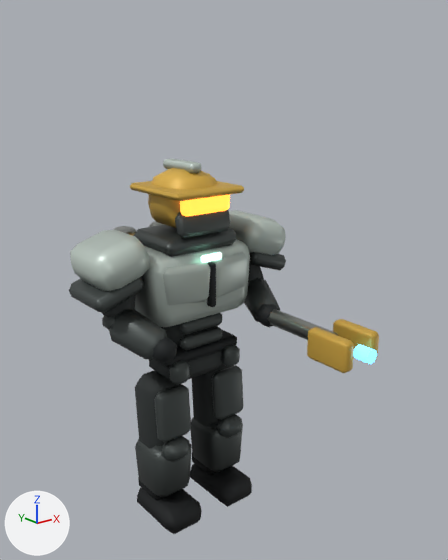
Two versions of the glTF model github-io/public/models/engineer.glb, one commit apart.
Rendered twice from a camera (50 mm lens) standing at (-2.04, -2.91, 2.61) and looking at (0.06, -0.29, 1.56). Every picture has the same lights, and +X, +Y and +Z are marked at lower left. The first picture is the older version. Where no turn or scale is listed for an object, it has been applied to the vertices. Vertices at exactly the same position are counted once.

The first picture shows 'Armor.005', 'Boot.008', 'Boot.009', 'Chest.004', 'Gear.004', 'Helmet.004', 'Jaws', 'Leg_suit.008', 'Leg_suit.009', 'Shin.008', 'Shin.009', 'Steel.005', 'Suit.004' and 4 more.
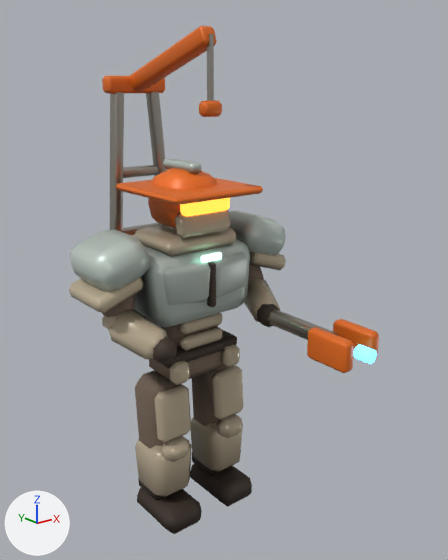
What changed in the scene script:
```text
Change mat_suit_004:
    where n2 = _N.new('ShaderNodeMix'); n2.name = 'Mix'
    n2.inputs[7].default_value: (0.0343, 0.0423, 0.0423, 1.0) -> (0.254, 0.181, 0.133, 1.0)  # 'B', dark grey #343a3a -> 'B', brown #8a7666
Add mat_armor_003:
    mat_armor_003 = bpy.data.materials.new('Armor.003')
    # nodes: BsdfPrincipled, Mix, OutputMaterial, VertexColor
    # colours: beige #d6c6aa, mixed with the vertex colours
Add mat_safety:
    mat_safety = bpy.data.materials.new('Safety')
    # nodes: BsdfPrincipled, Mix, OutputMaterial, VertexColor
    # colours: orange #ff7a1f, mixed with the vertex colours
Change me_armor_005:
    where me_armor_005.from_pydata(...)  # 312 vertices, 572 faces; spans x -0.679..0.679, y -0.355..0.25, z 0.965..1.961
    remove me_armor_005.materials.append(mat_armor_005)
    add me_armor_005.materials.append(mat_armor_003)
Change me_helmet_004:
    remove me_helmet_004.from_pydata(...)  # 80 vertices, 152 faces; spans x -0.23..0.23, y -0.27..0.23, z 1.83..2.17
    remove me_helmet_004.materials.append(mat_hazard_001)
    add me_helmet_004.from_pydata(...)  # 80 vertices, 152 faces; spans x -0.3..0.3, y -0.35..0.27, z 1.83..2.17
    me_helmet_004 part 1: all 6 vertices in x -0.23..-0.215, y 0.215..0.23, z 2.04..2.08 are moved by (-0.07, 0.04, 0.0)
    me_helmet_004 part 2: all 6 vertices in x 0.215..0.23, y -0.27..-0.255, z 2.04..2.08 are moved by (0.07, -0.08, 0.0)
    me_helmet_004 part 3: all 6 vertices in x 0.215..0.23, y 0.215..0.23, z 2.04..2.08 are moved by (0.07, 0.04, 0.0)
    other edits to the shape of me_helmet_004 do not show in these pictures
    add me_helmet_004.materials.append(mat_safety)
Change me_jaws:
    where me_jaws.from_pydata(...)  # 48 vertices, 88 faces; spans x 0.22..0.5, y -1.06..-0.78, z 1.215..1.385
    remove me_jaws.materials.append(mat_hazard_001)
    add me_jaws.materials.append(mat_safety)
Change me_shin_008:
    where me_shin_008.from_pydata(...)  # 72 vertices, 132 faces; spans x -0.143..0.143, y -0.225..0.143, z -0.78..-0.04
    remove me_shin_008.materials.append(mat_armor_005)
    add me_shin_008.materials.append(mat_armor_003)
Change me_shin_009:
    where me_shin_009.from_pydata(...)  # 72 vertices, 132 faces; spans x -0.143..0.143, y -0.225..0.143, z -0.78..-0.04
    remove me_shin_009.materials.append(mat_armor_005)
    add me_shin_009.materials.append(mat_armor_003)
Change me_steel_005:
    remove me_steel_005.from_pydata(...)  # 120 vertices, 224 faces; spans x -0.216..0.41, y -0.85..0.55, z 1.25..2.03
    add me_steel_005.from_pydata(...)  # 144 vertices, 260 faces; spans x -0.254..0.41, y -0.85..0.535, z 1.25..2.86
    me_steel_005 part 4: a new loose piece, a box spanning x -0.013..0.013, y -0.262..-0.237, z 2.52..2.86, in mat_steel_005
    me_steel_005 part 5: a new loose piece of 24 vertices spanning x -0.254..-0.086, y 0.445..0.535, z 1.278..2.622, in mat_steel_005
    me_steel_005 part 6: a new loose piece of 24 vertices spanning x 0.086..0.254, y 0.445..0.535, z 1.278..2.622, in mat_steel_005
    me_steel_005 part 7: a new loose piece of 24 vertices spanning x -0.18..0.18, y 0.47..0.53, z 1.69..1.75, in mat_steel_005
    me_steel_005 part 8: a new loose piece of 24 vertices spanning x -0.18..0.18, y 0.47..0.53, z 2.07..2.13, in mat_steel_005
    me_steel_005 part 9: 80 vertices removed from x -0.216..0.216, y 0.39..0.55, z 1.34..1.76
Add ob_tool_frame:
    ob_tool_frame = bpy.data.objects.new('Tool_frame', me_tool_frame)  # 72 vertices, 132 faces; spans x -0.2..0.2, y -0.29..0.55, z 2.46..2.902
    ob_tool_frame.location = (0.0, 0.0, 0.0)
```

What differs and where, as boxes [x1, y1, x2, y2] in the pictures (448 x 560 px; the box of a moved part takes in the faces that stretch with it):
'Armor.005', recoloured (lighter)
    both: [69, 210, 286, 385]
'Steel.005', reshaped (mostly hidden)
    before: [113, 221, 338, 340]
    after: [110, 34, 338, 340]
'Shin.008', recoloured (lighter)
    both: [135, 384, 192, 498]
'Shin.009', recoloured (lighter)
    both: [190, 365, 244, 473]
'Helmet.004', recoloured, reshaped (29% wider)
    before: [130, 168, 244, 228]
    after: [116, 168, 263, 228]
'Tool_frame', added (brown)
    after: [102, 26, 222, 117]
'Jaws', recoloured
    both: [307, 319, 379, 373]
'Leg_suit.008', surface changed (lighter)
    both: [135, 370, 180, 449]
'Suit.004', surface changed
    both: [102, 264, 264, 381]
'Leg_suit.009', surface changed
    both: [192, 363, 234, 426]
part 1 of me_helmet_004, moved or reshaped
    before: [130, 183, 178, 201]
    after: [116, 184, 176, 205]
part 2 of me_helmet_004, moved or reshaped
    before: [179, 186, 244, 201]
    after: [176, 186, 263, 205]
part 3 of me_helmet_004, moved or reshaped
    before: [134, 181, 241, 194]
    after: [118, 178, 258, 197]
part 4 of me_steel_005, added
    after: [207, 34, 214, 101]
part 5 of me_steel_005, added
    after: [110, 92, 124, 232]
part 6 of me_steel_005, added
    after: [146, 92, 167, 225]
part 7 of me_steel_005, added (mostly hidden)
    after: [123, 223, 162, 235]
part 8 of me_steel_005, added
    after: [123, 165, 158, 178]
part 9 of me_steel_005, deleted
    before: [113, 221, 164, 235]
